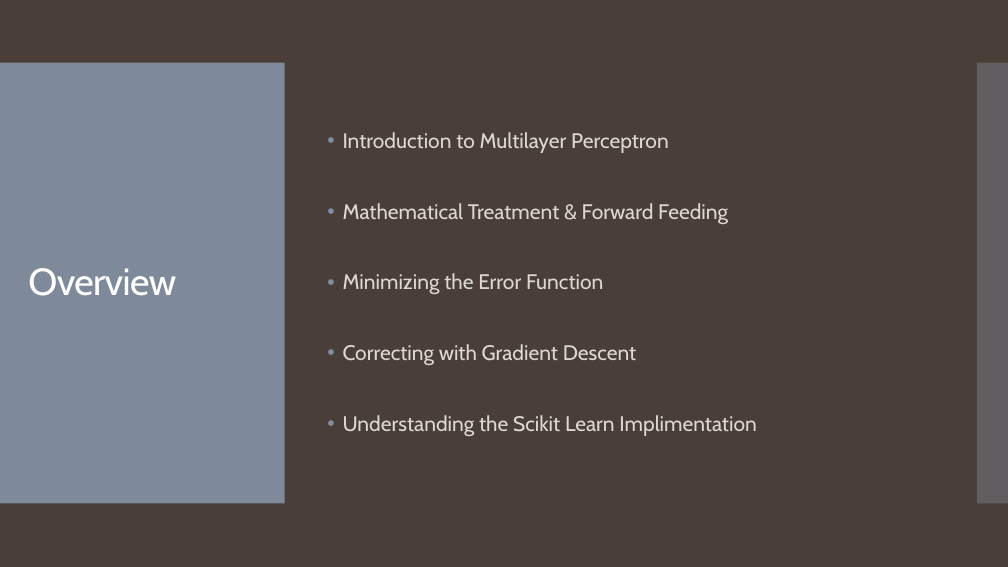
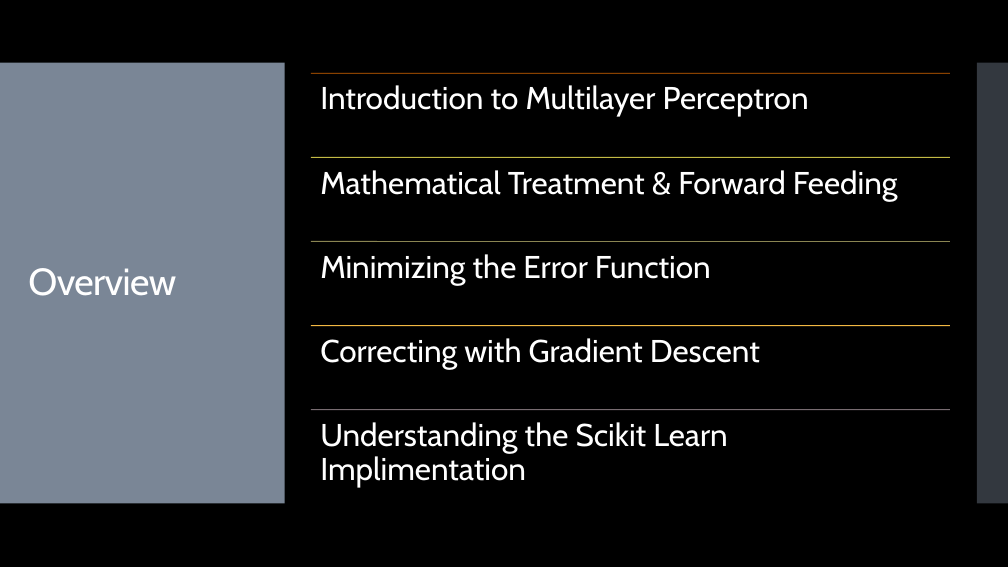
Before and after one commit to landonbuell/Convolutional-Neural-Networks, a slide deck: slide 2 of Presentations/11_03_2020/Training a Multilayer Perceptron with Stochastic Gradient Descent.pptx. Drawn at 1008x567 pixels with LibreOffice and Linux fonts; fonts in the diff are those of the drawing. Boxes give left, top, right and bottom in pixels: in the first picture for what was removed or moved away, otherwise in the second. Text is boxed around its words. In the diff, an @@ line names an element or a change of style, - is before the commit and + after.

```diff
--- a/Presentations/11_03_2020/Training a Multilayer Perceptron with Stochastic Gradient Descent.pptx
+++ b/Presentations/11_03_2020/Training a Multilayer Perceptron with Stochastic Gradient Descent.pptx
@@ background #4A3F38 to #000000 @@
@@ text removed at box(343, 132, 756, 436) @@
-• Introduction to Multilayer Perceptron
-• Mathematical Treatment & Forward Feeding
-• Minimizing the Error Function
-• Correcting with Gradient Descent
-• Understanding the Scikit Learn Implimentation
@@ group added at box(311, 73, 950, 487): 5 lines, 5 texts @@
+Introduction to Multilayer Perceptron
+Mathematical Treatment & Forward Feeding
+Minimizing the Error Function
+Correcting with Gradient Descent
+Understanding the Scikit Learn Implimentation
```
Also in this commit, not shown: 16 other slides changed, 6 slides added, 2 other files.
